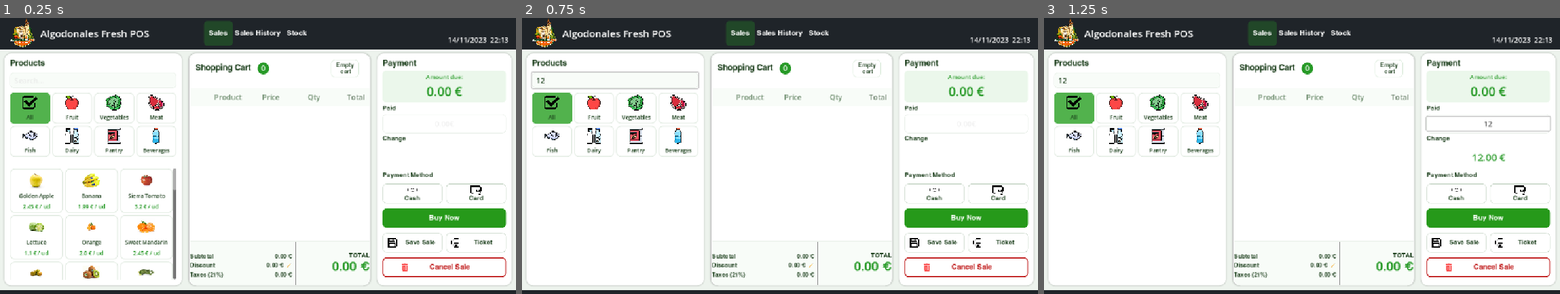
Above: before the commit, frames 1-3 (left to right).
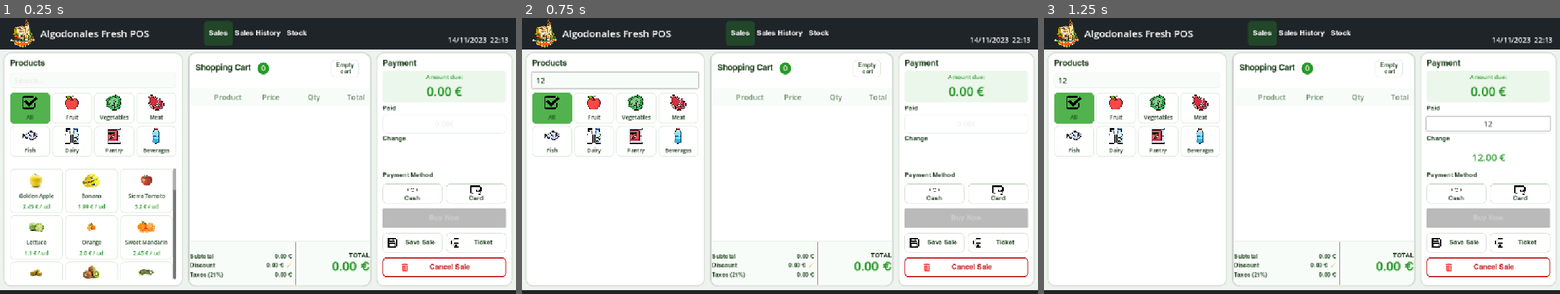
Above: after the commit, the same moments.

Repository: fersaezl/Algodonales-Fresh-POS
Game: Godot game, scene res://Scenes/MainPos.tscn
Two runs of this game, one before a commit and one after it. Both use one fixed random seed, a clock stepped at 60 frames per second and the inputs below. The project has no main scene, so this scene is started directly.
Inputs (mouse positions are in pixels of both pictures, inside the frame that each line leads up to):
- Up to frame 1 (0.25 s): no input
- Up to frame 2 (0.75 s): click (614, 81) at 0.52 s; type "12" at 0.6 s
- Up to frame 3 (1.25 s): click (1487, 122) at 0.75 s; type "12" at 0.83 s

The runs differ from the first frame. In frame 1, 1.7% of the frame differs, in the area x 74-99%, y 68-76%; in frame 2, 1.7%; in frame 3, 1.7%.

Commit message:
historySale logic, and info of sale loaded on mouse click

Diff:
--- a/Data/historysales.json
+++ b/Data/historysales.json
@@ -1,72 +1,174 @@
 [
 	{
 		"cart": {
-			"productos": [
+			"date": "03/06/2026",
+			"products": [
 				{
-					"cantidad": 2.0,
-					"id": 16.0,
-					"precio": 1.5,
-					"productoName": "Refresco de Cola"
+					"id": 2.0,
+					"price": 1.99,
+					"productName": "Banana",
+					"quantity": 3.0
 				}
-			]
+			],
+			"total": 7.22
 		},
-		"sale_id": 11.0,
+		"payment_method": "Card",
+		"sale_id": 1.0,
 		"user": "pepe"
 	},
 	{
 		"cart": {
-
+			"date": "03/06/2026",
+			"products": [
+				{
+					"id": 2.0,
+					"price": 1.99,
+					"productName": "Banana",
+					"quantity": 3.0
+				},
+				{
+					"id": 3.0,
+					"price": 3.2,
+					"productName": "Sierra Tomato",
+					"quantity": 1.0
+				}
+			],
+			"total": 11.09
 		},
+		"payment_method": "Cash",
 		"sale_id": 2.0,
-		"user": ""
+		"user": "pepe"
 	},
 	{
 		"cart": {
-
+			"date": "03/06/2026",
+			"products": [
+				{
+					"id": 2.0,
+					"price": 1.99,
+					"productName": "Banana",
+					"quantity": 1.0
+				},
+				{
+					"id": 3.0,
+					"price": 3.2,
+					"productName": "Sierra Tomato",
+					"quantity": 1.0
+				},
+				{
+					"id": 5.0,
+					"price": 2.0,
+					"productName": "Orange",
+					"quantity": 1.0
+				}
+			],
+			"total": 8.7
 		},
+		"payment_method": "",
 		"sale_id": 3.0,
-		"user": ""
+		"user": "pepe"
 	},
 	{
 		"cart": {
-
+			"date": "03/06/2026",
+			"products": [
+				{
+					"id": 2.0,
+					"price": 1.99,
+					"productName": "Banana",
+					"quantity": 2.0
+				},
+				{
+					"id": 5.0,
+					"price": 2.0,
+					"productName": "Orange",
+					"quantity": 1.0
+				}
+			],
+			"total": 7.24
 		},
+		"payment_method": "Cash",
 		"sale_id": 4.0,
-		"user": ""
+		"user": "pepe"
 	},
 	{
 		"cart": {
-
+			"date": "03/06/2026",
+			"products": [
+				{
+					"id": 1.0,
+					"price": 2.45,
+					"productName": "Golden Apple",
+					"quantity": 2.0
+				}
+			],
+			"total": 5.93
 		},
+		"payment_method": "Cash",
 		"sale_id": 5.0,
-		"user": ""
+		"user": "pepe"
 	},
 	{
 		"cart": {
-
+			"date": "03/06/2026",
+			"products": [
+				{
+					"id": 3.0,
+					"price": 3.2,
+					"productName": "Sierra Tomato",
+					"quantity": 2.0
+				}
+			],
+			"total": 7.74
 		},
+		"payment_method": "Cash",
 		"sale_id": 6.0,
-		"user": ""
+		"user": "pepe"
 	},
 	{
 		"cart": {
-
+			"date": "03/06/2026",
+			"products": [
+				{
+					"id": 3.0,
+					"price": 3.2,
+					"productName": "Sierra Tomato",
+					"quantity": 1.0
+				},
+				{
+					"id": 6.0,
+					"price": 2.45,
+					"productName": "Sweet Mandarin",
+					"quantity": 1.0
+				}
+			],
+			"total": 6.83
 		},
+		"payment_method": "Card",
 		"sale_id": 7.0,
-		"user": ""
+		"user": "pepe"
 	},
 	{
 		"cart": {
-
+			"date": "03/06/2026",
+			"products": [
+				{
+					"id": 3,
+					"price": 3.2,
+					"productName": "Sierra Tomato",
+					"quantity": 2
+				},
+				{
+					"id": 6,
+					"price": 2.45,
+					"productName": "Sweet Mandarin",
+					"quantity": 4
+				}
+			],
+			"total": 19.6
 		},
-		"sale_id": 8.0,
-		"user": ""
-	},
-	{
-		"cart": {
-
-		},
-		"sale_id": 9,
-		"user": ""
+		"payment_method": "SAVE",
+		"sale_id": 8,
+		"user": "pepe"
 	}
 ]
--- a/Scenes/MainPos.tscn
+++ b/Scenes/MainPos.tscn
@@ -539,5 +539,7 @@
 [connection signal="pressed" from="MarginContainer/MainLayout/TopBar/MarginContainer/HBoxContainer/MenuSection/Stock" to="." method="_on_stock_pressed"]
 [connection signal="text_changed" from="MarginContainer/MainLayout/MarginContainer/Content/ProductsPanel/MarginContainer/VBoxContainer/SearchBar" to="." method="_on_search_bar_text_changed"]
 [connection signal="text_changed" from="MarginContainer/MainLayout/MarginContainer/Content/PaymentPanel/MarginContainer/VBoxContainer/PaidInput" to="." method="_on_paid_input_text_changed"]
+[connection signal="pressed" from="MarginContainer/MainLayout/MarginContainer/Content/PaymentPanel/MarginContainer/VBoxContainer/Methods/BtnCash" to="." method="_on_btn_cash_pressed"]
+[connection signal="pressed" from="MarginContainer/MainLayout/MarginContainer/Content/PaymentPanel/MarginContainer/VBoxContainer/Methods/BtnCard" to="." method="_on_btn_card_pressed"]
 [connection signal="pressed" from="MarginContainer/MainLayout/MarginContainer/Content/PaymentPanel/MarginContainer/VBoxContainer/Buy" to="." method="_on_buy_pressed"]
 [connection signal="pressed" from="MarginContainer/MainLayout/MarginContainer/Content/PaymentPanel/MarginContainer/VBoxContainer/HBoxContainer/BtnSaveSale" to="." method="_on_btn_save_sale_pressed"]
--- a/Scenes/SalesHistory.tscn
+++ b/Scenes/SalesHistory.tscn
@@ -456,6 +456,7 @@
 text = "Invoice"
 
 [node name="NumberInvoice" type="Label" parent="MarginContainer/MainLayout/MarginContainer/Content/PaymentPanel/MarginContainer/VBoxContainer/SaleDetails/VBoxContainer" unique_id=612152552]
+unique_name_in_owner = true
 layout_mode = 2
 theme_override_colors/font_color = Color(0.101960786, 0.23921569, 0.101960786, 1)
 theme_override_fonts/font = ExtResource("3_4amme")
@@ -470,7 +471,9 @@
 text = "Date"
 
 [node name="DateLbl" type="Label" parent="MarginContainer/MainLayout/MarginContainer/Content/PaymentPanel/MarginContainer/VBoxContainer/SaleDetails/VBoxContainer" unique_id=1290356039]
-layout_mode = 2
+unique_name_in_owner = true
+layout_mode = 2
+theme_override_colors/font_color = Color(0, 0, 0, 1)
 theme_override_fonts/font = ExtResource("3_4amme")
 
 [node name="GridContainer" type="GridContainer" parent="MarginContainer/MainLayout/MarginContainer/Content/PaymentPanel/MarginContainer/VBoxContainer/SaleDetails/VBoxContainer" unique_id=176885964]
@@ -494,11 +497,13 @@
 text = "Payment method"
 
 [node name="Username" type="Label" parent="MarginContainer/MainLayout/MarginContainer/Content/PaymentPanel/MarginContainer/VBoxContainer/SaleDetails/VBoxContainer/GridContainer" unique_id=867375217]
+unique_name_in_owner = true
 layout_mode = 2
 theme_override_colors/font_color = Color(0.101960786, 0.23921569, 0.101960786, 1)
 theme_override_fonts/font = ExtResource("3_4amme")
 
 [node name="CardCash" type="Label" parent="MarginContainer/MainLayout/MarginContainer/Content/PaymentPanel/MarginContainer/VBoxContainer/SaleDetails/VBoxContainer/GridContainer" unique_id=119389857]
+unique_name_in_owner = true
 layout_mode = 2
 theme_override_colors/font_color = Color(0.101960786, 0.23921569, 0.101960786, 1)
 theme_override_fonts/font = ExtResource("3_4amme")
--- a/Scenes/cart2.gd
+++ b/Scenes/cart2.gd
@@ -194,6 +194,6 @@
 	ProductManager.discount      = discount
 	ProductManager.tax_rate      = tax_rate
 	ProductManager.ticket_number += 1
-	ProductManager.save_sale()
+	ProductManager.save_sale("")
 
 	get_tree().change_scene_to_file("res://scenes/ticket.tscn")
--- a/Scripts/mainpos.gd
+++ b/Scripts/mainpos.gd
@@ -16,8 +16,13 @@
 @onready var paid_input = $MarginContainer/MainLayout/MarginContainer/Content/PaymentPanel/MarginContainer/VBoxContainer/PaidInput
 @onready var change_amount = $MarginContainer/MainLayout/MarginContainer/Content/PaymentPanel/MarginContainer/VBoxContainer/ChangeAmount
 @onready var payment_total = $MarginContainer/MainLayout/MarginContainer/Content/PaymentPanel/MarginContainer/VBoxContainer/TotalBlock/VBoxContainer/TotalAmount
+@onready var btn_cash = $MarginContainer/MainLayout/MarginContainer/Content/PaymentPanel/MarginContainer/VBoxContainer/Methods/BtnCash
+@onready var btn_card = $MarginContainer/MainLayout/MarginContainer/Content/PaymentPanel/MarginContainer/VBoxContainer/Methods/BtnCard
+@onready var btn_buy_now = $MarginContainer/MainLayout/MarginContainer/Content/PaymentPanel/MarginContainer/VBoxContainer/Buy
+@onready var btn_save_sale = $MarginContainer/MainLayout/MarginContainer/Content/PaymentPanel/MarginContainer/VBoxContainer/HBoxContainer/BtnSaveSale
 
 var first_btn
+var paymentSelect=""
 
 func _ready() -> void:
 	load_categories()
@@ -27,6 +32,7 @@
 	_set_active_tab(btn_sales)
 	payment_total.text = "0.00 €"
 	cartTSCN.total_changed.connect(_on_cart_total_changed)
+	disableButtons()
 
 func load_categories() -> void:
 	var file = FileAccess.open("res://Data/sections.json", FileAccess.READ)
@@ -47,7 +53,6 @@
 
 var current_btn = null
 var current_total: float = 0.0
-var payment_method: String = "cash"
 
 func load_products(section_id: String, btn = null) -> void:
 	if current_btn:
@@ -126,6 +131,9 @@
 	current_total = amount
 	payment_total.text = "%.2f €" % amount
 	_update_change()
+func disableButtons():
+	var disable=(paymentSelect=="")
+	btn_buy_now.disabled=disable
 
 func _on_sales_pressed() -> void:
 	_set_active_tab(btn_sales)
@@ -141,8 +149,19 @@
 
 
 func _on_buy_pressed() -> void:
-	ProductManager.save_sale()
+	ProductManager.save_sale(paymentSelect)
+	ProductManager.cart.clear()
 
 
 func _on_btn_save_sale_pressed() -> void:
-	ProductManager.save_sale()
+	ProductManager.save_sale("SAVE")
+
+
+func _on_btn_cash_pressed() -> void:
+	paymentSelect="Cash"
+	disableButtons()
+
+
+func _on_btn_card_pressed() -> void:
+	paymentSelect="Card"
+	disableButtons()
--- a/Scripts/readProducts.gd
+++ b/Scripts/readProducts.gd
@@ -6,11 +6,12 @@
 var cart={}
 var prod
 var current_user: String = ""
+var discount: float = 0.0
+var tax_rate: float = 0.21
+var ticket_number: int = 0
 func _ready():
 	products=readProducts()
 	sections=readSections()
-	save_sale()
-	print(readHistory())
 func readProducts():
 	var file = FileAccess.open("res://Data/products.json", FileAccess.READ)
 	var content = file.get_as_text()
@@ -48,19 +49,52 @@
 	for pro in products:
 		if(pro.id==id):
 			return pro
-func save_sale():
+func save_sale(payment):
 	if (cart==null):
 		return
 	var history = readHistory()
+	var arrayCartProducts=[]
+	var total=0.0
 	var file_read = FileAccess.open("res://Data/historysales.json", FileAccess.READ)
 	var next_id = history.size() + 1
+	for prod in cart:
+		var quantity=cart[prod]
+		var dataPROD=searchProductByid(int(prod))
+		if dataPROD!=null:
+			var price=dataPROD.get("price")
+			total+=snapped((price*quantity)*1.21,0.01)
+			var prodCart={
+				"id":int(prod),
+				"productName":dataPROD.get("productName"),
+				"quantity":quantity,
+				"price":price
+			}
+			arrayCartProducts.append(prodCart)
+
 	var new_sale={
-		"sale_id": next_id,
-		"user": current_user,
-		"cart": cart
+		"sale_id": int(next_id),
+		"user": "pepe",#cambiarlo por currentuser cuando este el login implemenntadi
+		"payment_method":payment,
+		"cart": {
+			"products":arrayCartProducts,
+			"total":total,
+			"date":"03/06/2026"
+		}
 	}
 	history.append(new_sale)
 
 	var file = FileAccess.open("res://Data/historysales.json", FileAccess.WRITE)
 	file.store_string(JSON.stringify(history, "\t"))
 	file.close()
+
+func get_subtotal() -> float:
+	var total := 0.0
+	for prod_id in cart:
+		var pro = searchProductByid(prod_id)
+		if pro:
+			total += float(pro.price) * cart[prod_id]
+	return total
+
+func get_total() -> float:
+	var sub = get_subtotal()
+	return (sub - discount) * (1.0 + tax_rate)
--- a/Scripts/sales_history.gd
+++ b/Scripts/sales_history.gd
@@ -6,7 +6,7 @@
 @onready var btn_stock = $MarginContainer/MainLayout/TopBar/MarginContainer/HBoxContainer/MenuSection/Stock
 @onready var username_label = $MarginContainer/MainLayout/TopBar/MarginContainer/HBoxContainer/RightSection/UserName
 @onready var datetime_label = $MarginContainer/MainLayout/TopBar/MarginContainer/HBoxContainer/RightSection/DateTime
-
+@onready var itemListSummary=$MarginContainer/MainLayout/MarginContainer/Content/PaymentPanel/MarginContainer/VBoxContainer/Summary/CenterContainer/MainCard/VBoxContainer/ScrollArea/ItemsList
 func _ready():
 	historysales()
 	username_label.text = ProductManager.current_user
@@ -25,14 +25,16 @@
 		child.queue_free()
 	for sale in sales:
 		var row=HBoxContainer.new()
+		row.mouse_filter = Control.MOUSE_FILTER_STOP
+		row.gui_input.connect(func(event): _on_row_clicked(event, sale))
 		var cart_data=sale.get("cart")
 		var dataSale=[
 			str(sale.get("sale_id")),
 			str(cart_data.get("date", "02/06/2026")),
-			str(sale.get("user")),
-			str(cart_data.get("productos", []).size()),
+			str(sale.get("user","pepe")),
+			str(cart_data.get("products").size()),
 			str(cart_data.get("total", 0.0)),
-			str(cart_data.get("payment_method", "Card"))
+			str(sale.get("payment_method"))
 		]
 
 		for data in dataSale:
@@ -44,6 +46,40 @@
 			row.add_child(label)
 
 		items_list.add_child(row)
+
+func _on_row_clicked(event, sale_data):
+	if event is InputEventMouseButton and event.button_index == MOUSE_BUTTON_LEFT and event.pressed:
+		saleSelected(sale_data)
+
+func saleSelected(sale_data):
+	var cartSale = sale_data.get("cart")
+	%NumberInvoice.text = "INV-" + str(sale_data.get("sale_id"))
+	%DateLbl.text = str(cartSale.get("date", "02/06/2026"))
+	%Username.text = sale_data.get("user")
+	%CardCash.text=sale_data.get("payment_method")
+	for child in itemListSummary.get_children():
+		child.queue_free()
+
+	var productsDataList = cartSale.get("products")
+
+	for prod in productsDataList:
+		var row = HBoxContainer.new()
+		var dataProduct = [
+			str(prod.get("productName")),
+			 str( prod.get("price"))+"€",
+			str(prod.get("quantity")),
+			 str(snapped( prod.get("price") * prod.get("quantity"), 0.01))+"€"
+		]
+
+		for data in dataProduct:
+			var label = Label.new()
+			label.text = data
+			label.size_flags_horizontal = Control.SIZE_EXPAND_FILL
+			label.add_theme_color_override("font_color", Color.BLACK)
+			row.add_child(label)
+
+		itemListSummary.add_child(row)
+
 
 func _process(_delta) -> void:
 	var t = Time.get_datetime_dict_from_system()
Not shown, added: Scenes/Cart.tscn11830641163.tmp
